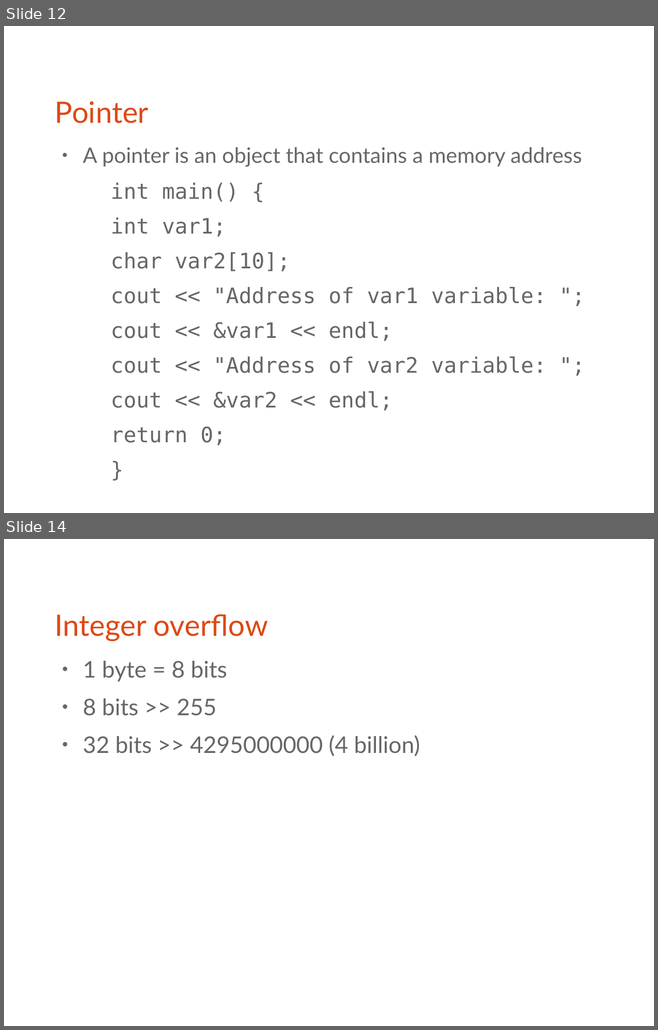
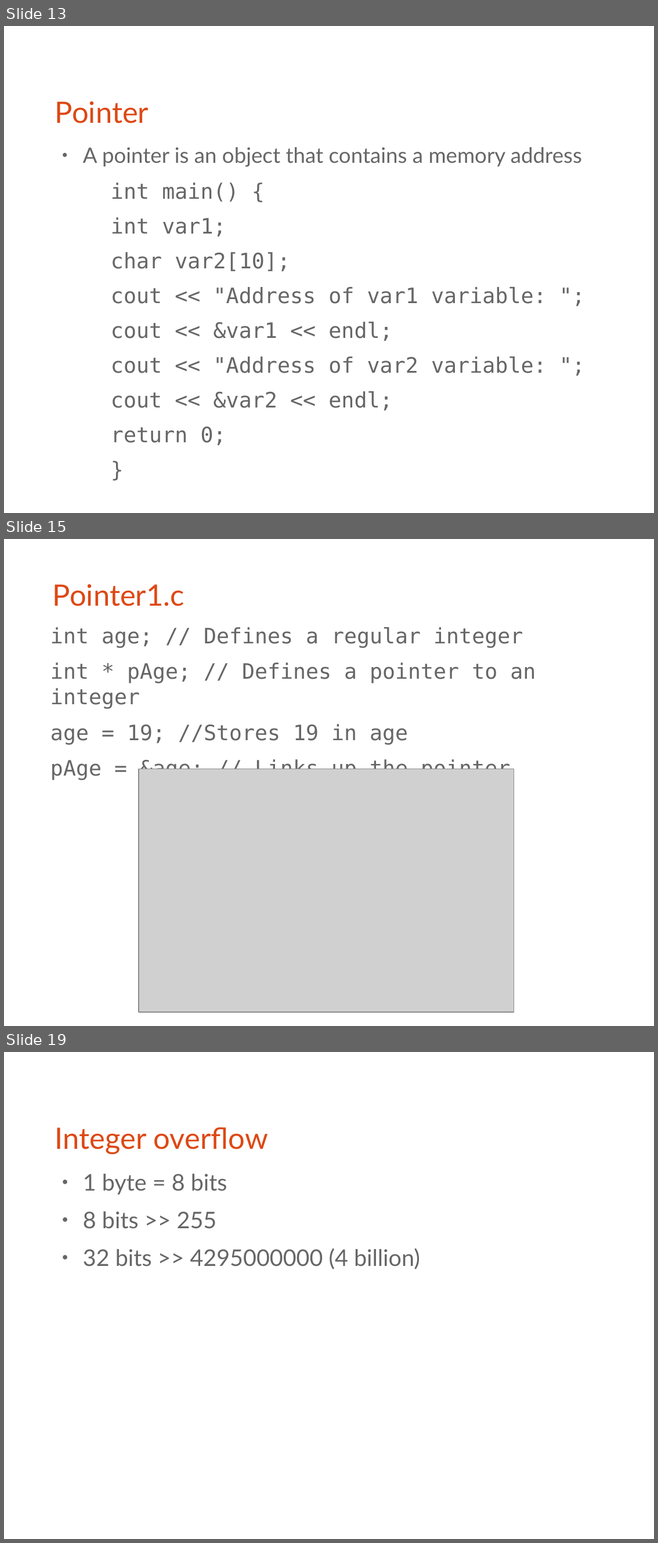
Before and after one commit to bagustris/prokom-tf, a slide deck: prokom4.odp. Shown one above the other, each under a label of ours: slides 12 and 14 before the commit, slides 13, 15 and 19 after it; the slides between them are not shown. The pictures are 658x1030 and 658x1543 pixels, drawn with LibreOffice and Linux fonts; fonts in the diff are those of the drawing; grey boxes stand for pictures. Boxes give left, top, right and bottom in pixels: in the first picture for what was removed or moved away, otherwise in the second. Text is boxed around its words. In the diff, an @@ line names an element or a change of style, - is before the commit and + after.

```diff
--- a/prokom4.odp
+++ b/prokom4.odp
@@ slide 15 added at (4,539,654,1026), background #FFFFFF @@
@@ title added at (53,584,184,606), 36 pt, text #DD4814 @@
+Pointer1.c
@@ text added at (50,627,535,780), 25.9 pt, text #666666 @@
+int age; // Defines a regular integer
+int * pAge; // Defines a pointer to an integer
+age = 19; //Stores 19 in age
+pAge = &age; // Links up the pointer
@@ picture added at (139,769,513,1012) @@
@@ what was slide 12 is now slide 13 @@
@@ what was slide 14 is now slide 19 @@
```
Also in this commit, not shown: 4 slides changed, 4 other slides added.
